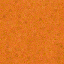
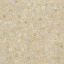
The second 64px x 64px image is a revision of the first. Changes to its layers:
showed group "Sand Related Blocks" (6 layers) over bbox(0, 0, 64, 64)
showed group "Suspicious Sand" (4 layers) over bbox(0, 0, 64, 64)
added layer "suspicious sand 3" in group "Suspicious Sand" over bbox(0, 0, 64, 64)
added layer "suspicious sand 2" in group "Suspicious Sand" over bbox(0, 0, 64, 64)
added layer "suspicious sand 1" in group "Suspicious Sand" over bbox(0, 0, 64, 64)
added layer "suspicious sand 0" in group "Suspicious Sand" over bbox(0, 0, 64, 64)
showed group "Resources" (67 layers) over bbox(0, 0, 64, 64)
added group "Sand #1" with 9 layers in group "Resources" over bbox(0, 0, 64, 64)
moved "Chiseled Sandstone" into group "Sand #1" over bbox(0, 0, 64, 64)
moved "sandstone texture" into group "Sand #1" over bbox(0, 0, 64, 64)
added group "Red" with 13 layers in group "Resources" over bbox(0, 0, 64, 64)
moved "chiseled red sandstone" into group "Red" over bbox(0, 0, 64, 64)
moved "cut red sandstone" into group "Red" over bbox(0, 0, 64, 64)
moved "red sandstone" into group "Red" over bbox(0, 0, 64, 64)
added group "Suspicious Sand Resources" with 14 layers in group "Resources" over bbox(0, 0, 64, 64)
added group "Destroy Levels" with 12 layers in group "Suspicious Sand Resources" over bbox(0, 0, 64, 64)
added group "3" with 3 layers in group "Destroy Levels" over bbox(0, 0, 64, 64)
added layer "Pasted Layer #4" in group "3" over bbox(0, 0, 64, 64)
added layer "destroy_stage_9.png" in group "3" over bbox(0, 0, 64, 64)
added layer "suspicious sand 0 copy" in group "3" over bbox(0, 0, 64, 64)
added group "2" with 3 layers in group "Destroy Levels" over bbox(0, 0, 64, 64)
added layer "Pasted Layer #3" in group "2" over bbox(0, 0, 64, 64)
added layer "destroy_stage_6.png" in group "2" over bbox(0, 0, 64, 64)
added layer "suspicious sand 0 copy #1" in group "2" over bbox(0, 0, 64, 64)
…and 7 more changes (5 added, 1 renamed, 2 stack)
